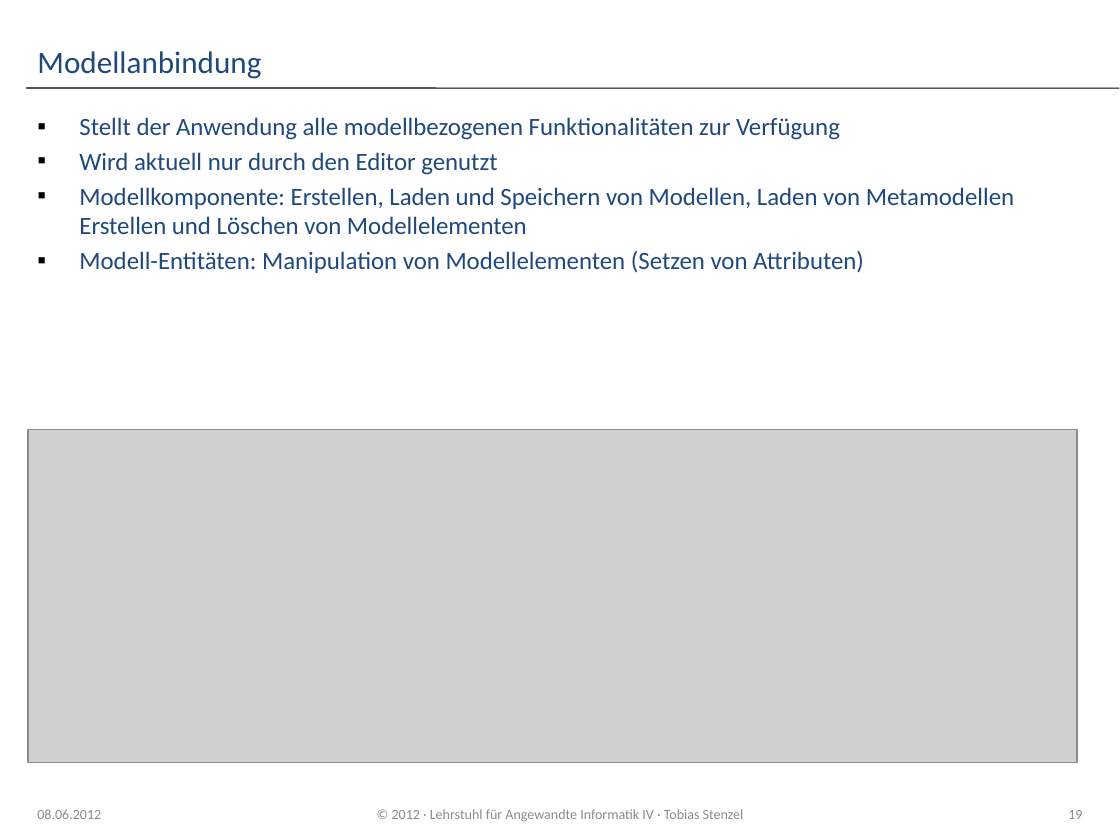
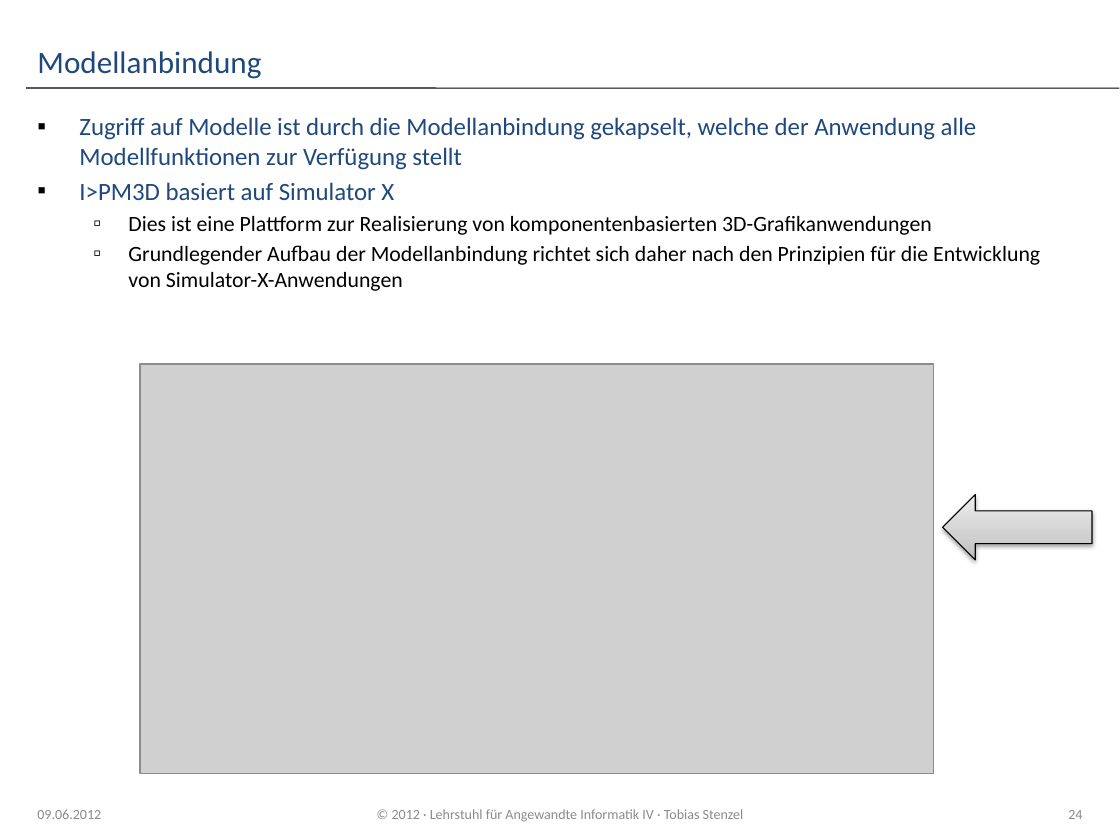
Before and after one commit to dpausp/ba-thesis, a slide deck: slide 24 of Praesentation_IPM3D.pptx (slide 19 before the commit). Drawn at 1120x840 pixels with LibreOffice and Linux fonts; fonts in the diff are those of the drawing; grey boxes stand for pictures; background and template pictures are left out. Boxes give left, top, right and bottom in pixels: in the first picture for what was removed or moved away, otherwise in the second. Text is boxed around its words. In the diff, an @@ line names an element or a change of style, - is before the commit and + after.

```diff
--- a/Praesentation_IPM3D.pptx
+++ b/Praesentation_IPM3D.pptx
@@ text at (x1=79, y1=117, x2=1040, y2=291): text changed; size 16 to 14 pt; text colour #1F497D to #000000 @@
-▪ Stellt der Anwendung alle modellbezogenen Funktionalitäten zur Verfügung
-▪ Wird aktuell nur durch den Editor genutzt
-▪ Modellkomponente: Erstellen, Laden und Speichern von Modellen, Laden von Metamodellen
-  Erstellen und Löschen von Modellelementen
-▪ Modell-Entitäten: Manipulation von Modellelementen (Setzen von Attributen)
+▪ Zugriff auf Modelle ist durch die Modellanbindung gekapselt, welche der Anwendung alle Modellfunktionen zur Verfügung stellt
+▪ I>PM3D basiert auf Simulator X
+  ▫ Dies ist eine Plattform zur Realisierung von komponentenbasierten 3D-Grafikanwendungen
+  ▫ Grundlegender Aufbau der Modellanbindung richtet sich daher nach den Prinzipien für die Entwicklung von Simulator-X-Anwendungen
@@ picture resized from (x1=28, y1=429, x2=1077, y2=762) to (x1=140, y1=364, x2=933, y2=773) @@
@@ right arrow added at (x1=943, y1=495, x2=1092, y2=560), fill gradient #BDBDBD to #D1D1D1 to #EEEEEE, outline #000000 0.75 pt @@
@@ text at (x1=37, y1=809, x2=101, y2=819): text changed @@
-08.06.2012
+09.06.2012
@@ page number at (x1=1068, y1=810, x2=1082, y2=819): text changed @@
-19
+24
```
Also in this commit, not shown: 19 other slides changed, 10 slides added, 1 slide removed, 6 other files.
